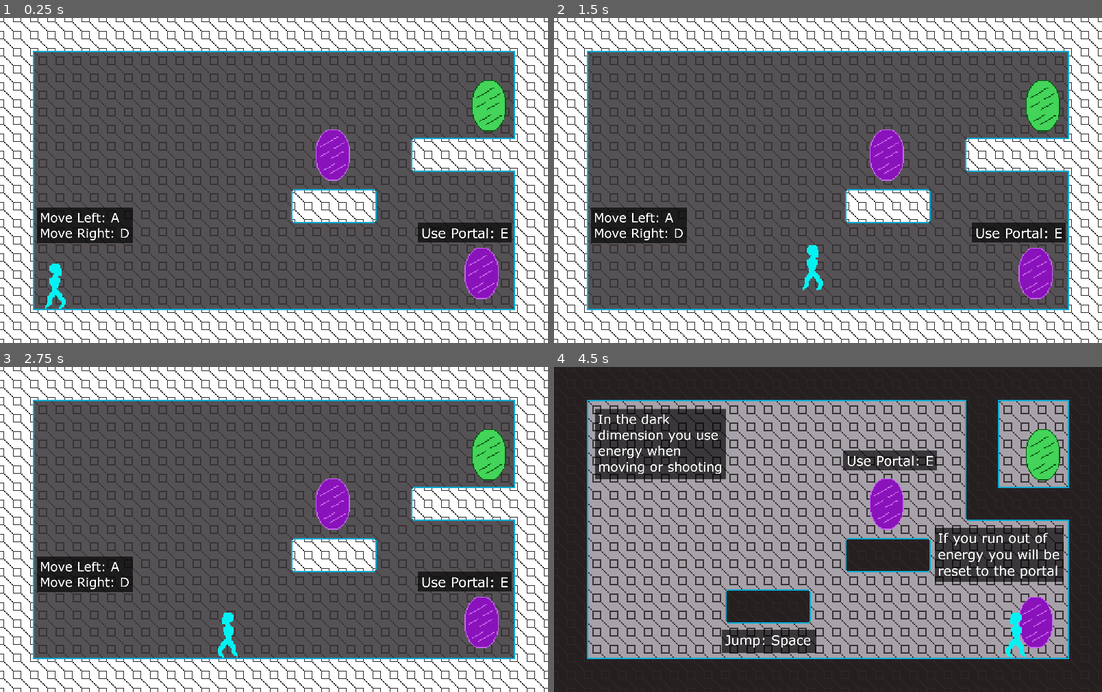
Above: before the commit, frames 1-4 (two rows, left to right).
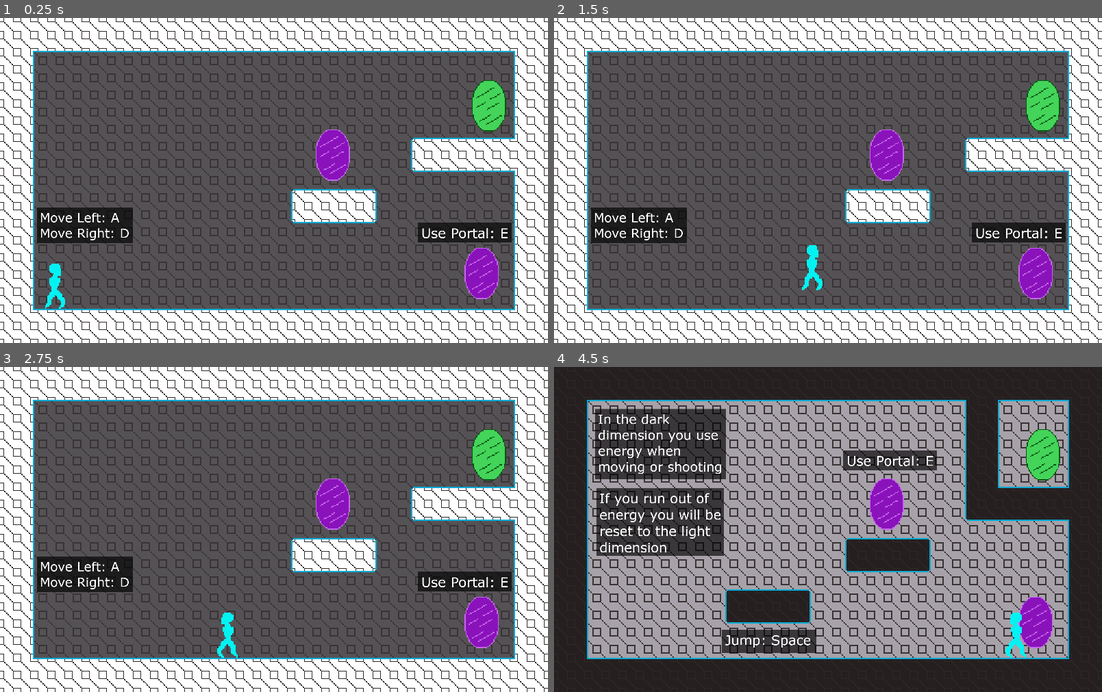
Above: after the commit, the same moments.

Repository: mrussell16/GMTKJ2021
Game: Godot game, scene res://levels/Level1.tscn
Same seed, same stepped clock (60 frames per second), same inputs: the game is played once before the commit and once after it.
Inputs:
- Up to frame 1 (0.25 s): no input
- Up to frame 2 (1.5 s): tap Enter at 0.5 s; hold D (move_right) from 0.53 s (still down); tap E (swap_dimension) at 0.6 s; tap Space (jump) at 0.77, 0.8, 1.07, 1.35 s
- Up to frame 3 (2.75 s): tap Space (jump) at 1.52, 1.82, 2.3 s; tap E (swap_dimension) at 1.55, 2.1 s; release D (move_right) at 2.03 s; hold A (move_left) from 2.03 s (still down)
- Up to frame 4 (4.5 s): release A (move_left) at 2.78 s; hold D (move_right) 2.78-4.28 s; tap E (swap_dimension) at 2.85, 4.35 s; tap Space (jump) at 3.02, 3.32, 3.6, 3.77, 4.07 s; hold A (move_left) from 4.28 s (still down)

The runs differ from the first frame. In frame 1, less than 0.1% of the frame differs, in the area x 8-12%, y 75-90%; in frame 2, less than 0.1%; in frame 3, less than 0.1%; in frame 4, 8.6%, in the area x 7-93%, y 37-67%.

Commit message:
Dark dimension timer

Diff:
--- a/characters/player/Player.gd
+++ b/characters/player/Player.gd
@@ -1,14 +1,25 @@
 extends KinematicBody2D
+
+class_name Player
+
+signal dark_time_remaining(time)
 
 export var move_speed := 200.0
 export var jump_factor := 0.4
 export var jump_pressed_remember_time := 0.1
 export var grounded_remember_time := 0.1
+export var max_dark_time := 5.0
+export var jump_dark_usage := 0.5
 
-var _velocity := Vector2.ZERO
-var _grounded_remember := 0.0
-var _jump_remember := 0.0
-var _facing_right := true
+const LIGHT_COLLISION_BIT = 0
+const DARK_COLLISION_BIT = 2
+
+var velocity := Vector2.ZERO
+var grounded_remember := 0.0
+var jump_remember := 0.0
+var facing_right := true
+var dark_timer := max_dark_time
+var in_light := true
 
 onready var gravity: float = ProjectSettings.get_setting("physics/2d/default_gravity")
 onready var jump_speed: float = ProjectSettings.get_setting("physics/2d/default_gravity") * jump_factor
@@ -16,27 +27,36 @@
 
 
 func _physics_process(delta: float) -> void:
-    _grounded_remember -= delta
-    _jump_remember -= delta
+    grounded_remember -= delta
+    jump_remember -= delta
 
     if is_on_floor():
-        _grounded_remember = grounded_remember_time
+        grounded_remember = grounded_remember_time
 
     if Input.is_action_just_pressed("jump"):
-        _jump_remember = jump_pressed_remember_time
+        jump_remember = jump_pressed_remember_time
 
-    var is_jumping := (_grounded_remember > 0) and (_jump_remember > 0)
+    var is_jumping := (grounded_remember > 0) and (jump_remember > 0)
     if is_jumping:
-        _grounded_remember = 0
-        _jump_remember = 0
+        grounded_remember = 0
+        jump_remember = 0
 
-    var is_jump_interrupted := Input.is_action_just_released("jump") and _velocity.y < 0.0
+    var is_jump_interrupted := Input.is_action_just_released("jump") and velocity.y < 0.0
 
     var direction := Input.get_action_strength("move_right") - Input.get_action_strength("move_left")
 
+    if !in_light:
+        if direction != 0:
+            dark_timer -= delta
+        if is_jumping:
+            dark_timer -= jump_dark_usage
+
     flip_if_necessary(direction)
-    _velocity = calculate_velocity(_velocity, direction, is_jumping, is_jump_interrupted)
-    _velocity = move_and_slide(_velocity, Vector2.UP)
+    velocity = calculate_velocity(velocity, direction, is_jumping, is_jump_interrupted)
+    velocity = move_and_slide(velocity, Vector2.UP)
+
+    if !in_light:
+        emit_signal("dark_time_remaining", dark_timer)
 
 
 func calculate_velocity(start_velocity: Vector2, direction: float, is_jumping: bool, is_jump_interrupted: bool) -> Vector2:
@@ -59,6 +79,17 @@
 
 
 func flip_if_necessary(direction: float) -> void:
-    if (direction > 0 and not _facing_right) or (direction < 0 and _facing_right):
-        _facing_right = not _facing_right
-        sprite.flip_h = not _facing_right
+    if (direction > 0 and not facing_right) or (direction < 0 and facing_right):
+        facing_right = not facing_right
+        sprite.flip_h = not facing_right
+
+
+func set_dimension(light: bool) -> void:
+    in_light = light
+    dark_timer = max_dark_time
+    set_collision_mask_bit(LIGHT_COLLISION_BIT, in_light)
+    set_collision_mask_bit(DARK_COLLISION_BIT, !in_light)
+
+
+func reset_position(entry_portal_position: Vector2) -> void:
+    position = entry_portal_position
--- a/characters/player/Player.tscn
+++ b/characters/player/Player.tscn
@@ -1,7 +1,7 @@
 [gd_scene load_steps=4 format=2]
 
-[ext_resource path="res://characters/Player/Player.png" type="Texture" id=1]
-[ext_resource path="res://characters/Player/Player.gd" type="Script" id=3]
+[ext_resource path="res://characters/player/Player.png" type="Texture" id=1]
+[ext_resource path="res://characters/player/Player.gd" type="Script" id=3]
 
 [sub_resource type="RectangleShape2D" id=1]
 extents = Vector2( 9, 21 )
--- a/levels/Level1.tscn
+++ b/levels/Level1.tscn
@@ -27,8 +27,9 @@
 position = Vector2( 456.835, 82.1171 )
 
 [node name="Player" parent="." instance=ExtResource( 4 )]
-position = Vector2( 52.3235, 270.346 )
+position = Vector2( 52, 270 )
 
 [connection signal="swap_dimension" from="Portals/Portal" to="." method="swap_dimension"]
 [connection signal="swap_dimension" from="Portals/Portal2" to="." method="swap_dimension"]
 [connection signal="body_entered" from="Portals/EndPortal" to="." method="_on_end_portal_entered"]
+[connection signal="dark_time_remaining" from="Player" to="." method="_on_player_dark_time_remaining"]
--- a/levels/Level1_dark.tscn
+++ b/levels/Level1_dark.tscn
@@ -35,7 +35,7 @@
 offset = Vector2( 479.542, 248.29 )
 
 [node name="Reset_Tutorial" type="Sprite" parent="Tutorial"]
-position = Vector2( -244.101, -15.2558 )
+position = Vector2( -561.125, -45.9571 )
 scale = Vector2( 0.199096, 0.199096 )
 texture = ExtResource( 5 )
 offset = Vector2( 3315.37, 958.742 )
--- a/project.godot
+++ b/project.godot
@@ -18,10 +18,16 @@
 "class": "LevelManager",
 "language": "GDScript",
 "path": "res://scripts/LevelManager.gd"
+}, {
+"base": "KinematicBody2D",
+"class": "Player",
+"language": "GDScript",
+"path": "res://characters/player/Player.gd"
 } ]
 _global_script_class_icons={
 "DimensionManager": "",
-"LevelManager": ""
+"LevelManager": "",
+"Player": ""
 }
 
 [application]
--- a/scripts/DimensionManager.gd
+++ b/scripts/DimensionManager.gd
@@ -3,3 +3,9 @@
 class_name DimensionManager
 
 onready var walls: TileMap = $Walls
+
+const PLAYER_COLLISION_BIT = 1
+
+func set_active(active: bool) -> void:
+    visible = active
+    walls.set_collision_mask_bit(PLAYER_COLLISION_BIT, active)
--- a/scripts/LevelManager.gd
+++ b/scripts/LevelManager.gd
@@ -3,32 +3,45 @@
 class_name LevelManager
 
 onready var DimensionManager = preload("res://scripts/DimensionManager.gd")
+onready var Player = preload("res://characters/player/Player.gd")
 
 onready var dark_level: DimensionManager = $Dark
 onready var light_level: DimensionManager = $Light
-onready var player: KinematicBody2D = $Player
+onready var player: Player = $Player
 
-const LIGHT_COLLISION_BIT = 0
-const PLAYER_COLLISION_BIT = 1
-const DARK_COLLISION_BIT = 2
-
-var in_light: bool = false
+var in_light := false
+var entry_portal_position := Vector2(52.0, 270.0)
 
 
 func _ready() -> void:
-    swap_dimension()
+    reset_player()
+
+
+func record_portal_position():
+    entry_portal_position = player.position
 
 
 func swap_dimension():
     in_light = !in_light
 
-    light_level.visible = in_light
-    player.set_collision_mask_bit(LIGHT_COLLISION_BIT, in_light)
-    light_level.walls.set_collision_mask_bit(PLAYER_COLLISION_BIT, in_light)
+    if not in_light:
+        record_portal_position()
 
-    dark_level.visible = !in_light
-    player.set_collision_mask_bit(DARK_COLLISION_BIT, !in_light)
-    dark_level.walls.set_collision_mask_bit(PLAYER_COLLISION_BIT, !in_light)
+    light_level.set_active(in_light)
+    dark_level.set_active(!in_light)
+    player.set_dimension(in_light)
+
+
+func reset_player():
+    in_light = false
+    player.reset_position(entry_portal_position)
+    swap_dimension()
+
 
 func _on_end_portal_entered(_body: Node):
     print("End level")
+
+
+func _on_player_dark_time_remaining(time: float):
+    if time <= 0:
+        reset_player()
Binary file changed: images/Reset_Tutorial.png
Not shown, changed: README.md
